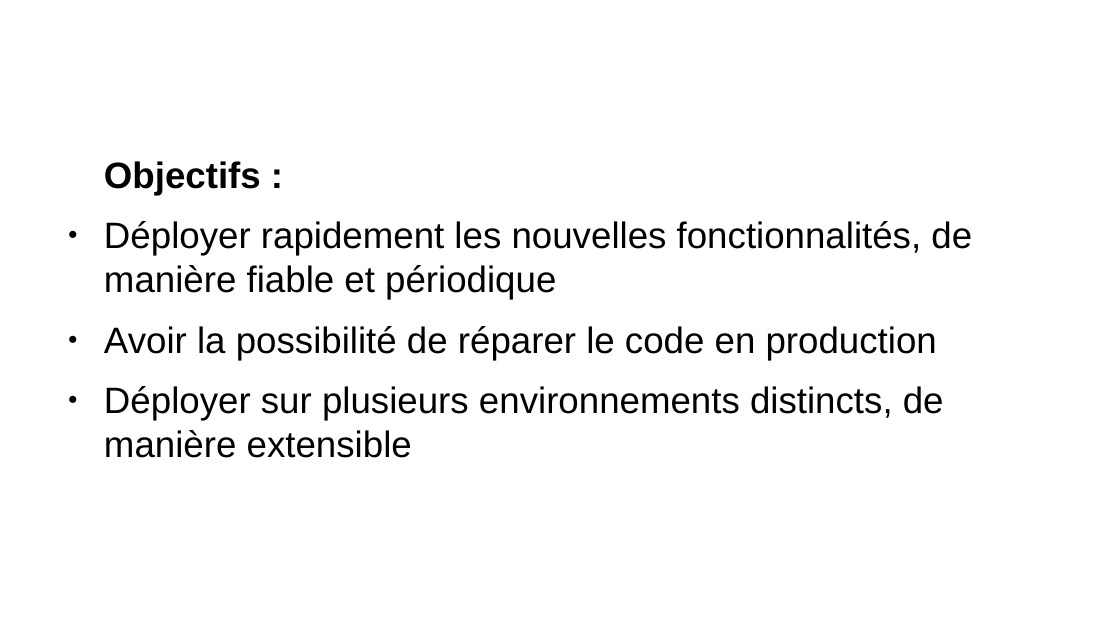
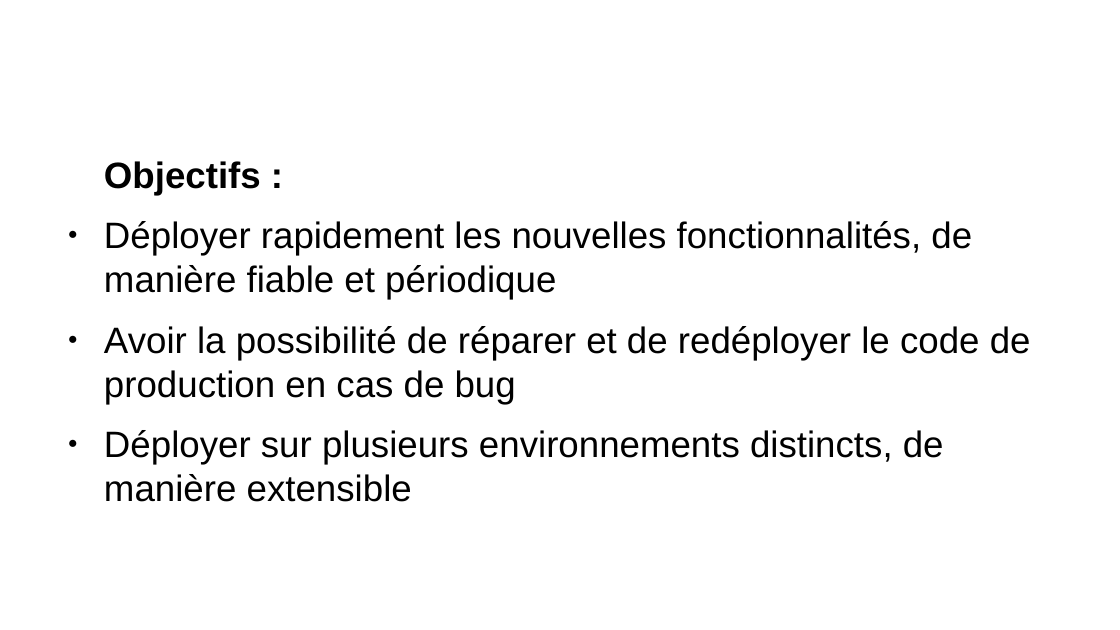
Before and after one commit to remipassmoilesel/ci-cd-plan, a slide deck: slide 20 of ci-cd-plan.odp (slide 19 before the commit). Drawn at 1120x630 pixels with LibreOffice and Linux fonts; fonts in the diff are those of the drawing; background and template pictures are left out. Boxes give left, top, right and bottom in pixels: in the first picture for what was removed or moved away, otherwise in the second. Text is boxed around its words. In the diff, an @@ line names an element or a change of style, - is before the commit and + after.

```diff
--- a/ci-cd-plan.odp
+++ b/ci-cd-plan.odp
@@ text at box(104, 326, 1031, 404): text changed @@
-● Avoir la possibilité de réparer le code en production
+● Avoir la possibilité de réparer et de redéployer le code de production en cas de bug
```
Also in this commit, not shown: 17 other slides changed, 3 slides added, 1 slide removed, 2 other files.
